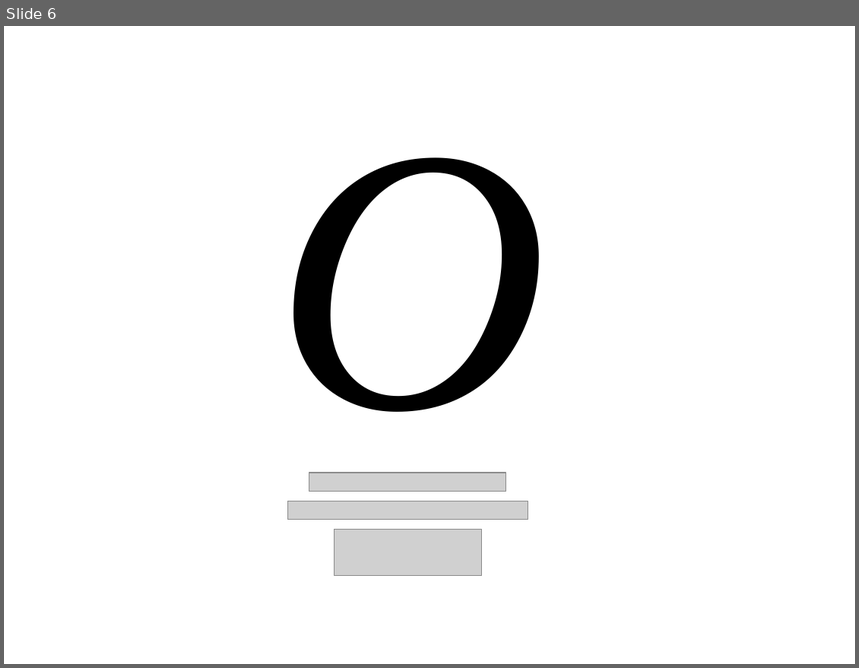
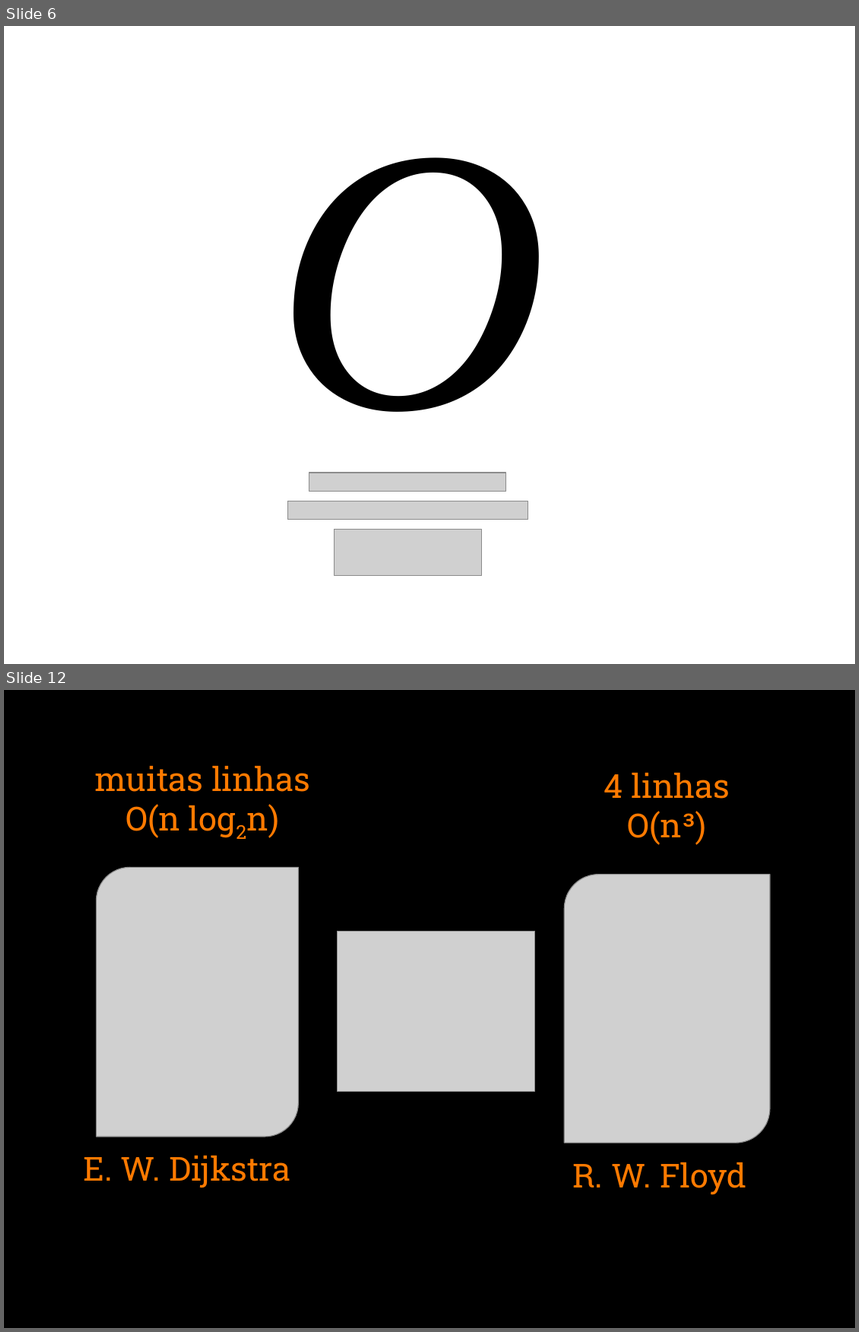
Before and after one commit to juanplopes/dnad2011-complexidade-algoritmos, a slide deck: Presentation.pptx. Shown one above the other, each under a label of ours: slide 6 before the commit, slides 6 and 12 after it; the slides between them are not shown. The pictures are 859x668 and 859x1332 pixels, drawn with LibreOffice and Linux fonts; fonts in the diff are those of the drawing; grey boxes stand for pictures. Boxes give left, top, right and bottom in pixels: in the first picture for what was removed or moved away, otherwise in the second. Text is boxed around its words. In the diff, an @@ line names an element or a change of style, - is before the commit and + after.

Commit message:
dijkstra slide

```diff
--- a/Presentation.pptx
+++ b/Presentation.pptx
@@ slide 12 added at [4,690,855,1328], background #000000 @@
@@ text added at [95,765,310,838], 28 pt, text gradient #FFF200 to #FF7A00 to #FF0300 to #4D0808 @@
+muitas linhas
+O(n log2n)
@@ text added at [604,772,731,845], 28 pt, text gradient #FFF200 to #FF7A00 to #FF0300 to #4D0808 @@
+4 linhas
+O(n³)
@@ picture added at [96,867,299,1137] @@
@@ picture added at [564,875,770,1144] @@
@@ picture added at [338,931,535,1092] @@
@@ text added at [83,1155,291,1189], 28 pt, text gradient #FFF200 to #FF7A00 to #FF0300 to #4D0808 @@
+E. W. Dijkstra
@@ text added at [572,1162,747,1195], 28 pt, text gradient #FFF200 to #FF7A00 to #FF0300 to #4D0808 @@
+R. W. Floyd
```
Also in this commit, not shown: 5 other slides added, 1 slide removed.
